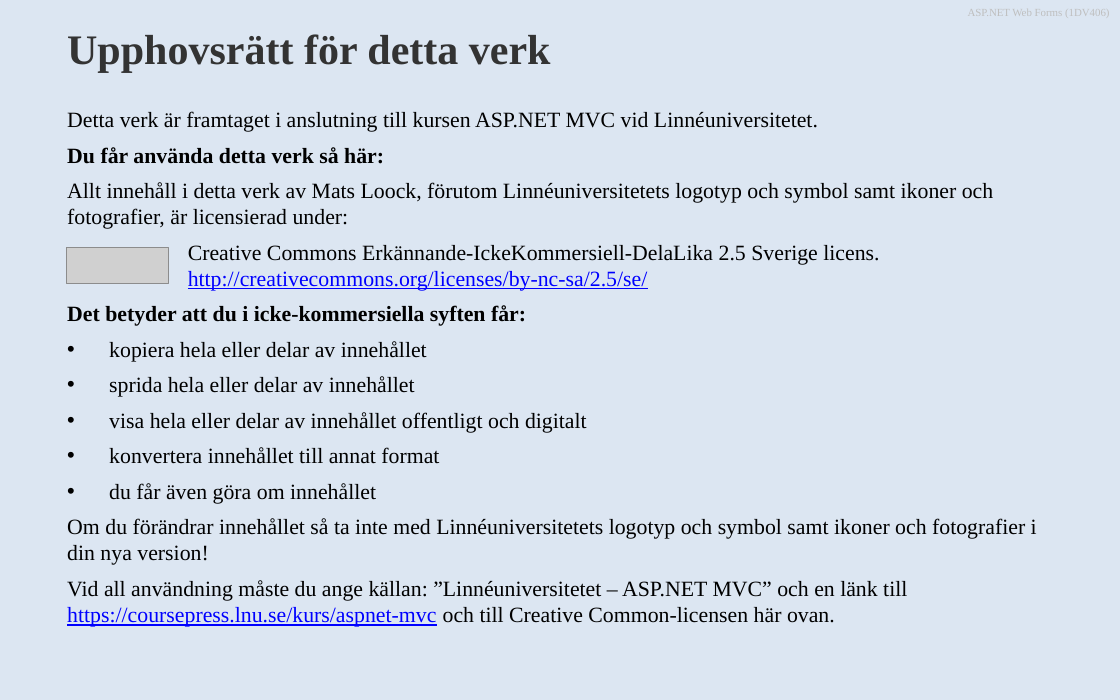
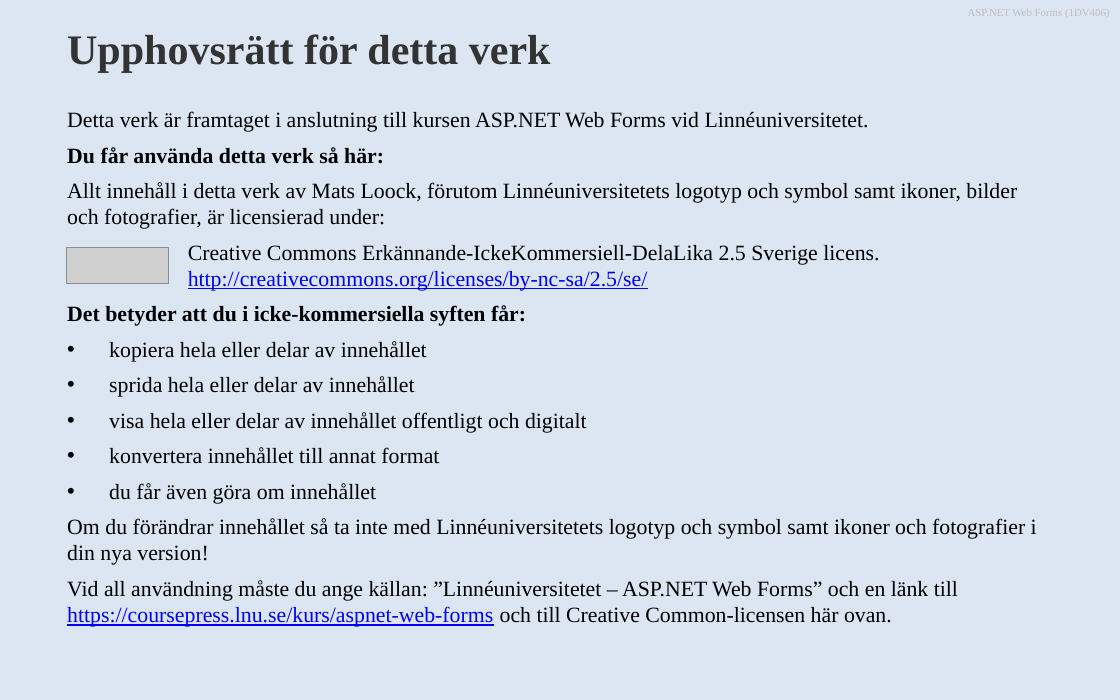
Before and after one commit to 1dv406/kursmaterial, a slide deck: slide 2 of Presentationsmaterial/Dokument/1.1 Vad är ASP.NET Web Forms.pptm. Drawn at 1120x700 pixels with LibreOffice and Linux fonts; fonts in the diff are those of the drawing; grey boxes stand for pictures; background and template pictures are left out. Boxes give left, top, right and bottom in pixels: in the first picture for what was removed or moved away, otherwise in the second. Text is boxed around its words. In the diff, an @@ line names an element or a change of style, - is before the commit and + after.

```diff
--- a/Presentationsmaterial/Dokument/1.1 Vad är ASP.NET Web Forms.pptm
+++ b/Presentationsmaterial/Dokument/1.1 Vad är ASP.NET Web Forms.pptm
@@ text at box(67, 111, 869, 132): text changed @@
-Detta verk är framtaget i anslutning till kursen ASP.NET MVC vid Linnéuniversitetet.
+Detta verk är framtaget i anslutning till kursen ASP.NET Web Forms vid Linnéuniversitetet.
@@ text at box(67, 182, 1017, 229): text changed @@
-Allt innehåll i detta verk av Mats Loock, förutom Linnéuniversitetets logotyp och symbol samt ikoner och fotografier, är licensierad under:
+Allt innehåll i detta verk av Mats Loock, förutom Linnéuniversitetets logotyp och symbol samt ikoner, bilder och fotografier, är licensierad under:
@@ text at box(67, 580, 958, 627): text changed @@
-Vid all användning måste du ange källan: ”Linnéuniversitetet – ASP.NET MVC” och en länk till https://coursepress.lnu.se/kurs/aspnet-mvc och till Creative Common-licensen här ovan.
+Vid all användning måste du ange källan: ”Linnéuniversitetet – ASP.NET Web Forms” och en länk till https://coursepress.lnu.se/kurs/aspnet-web-forms och till Creative Common-licensen här ovan.
```
Also in this commit, not shown: 13 other files.
